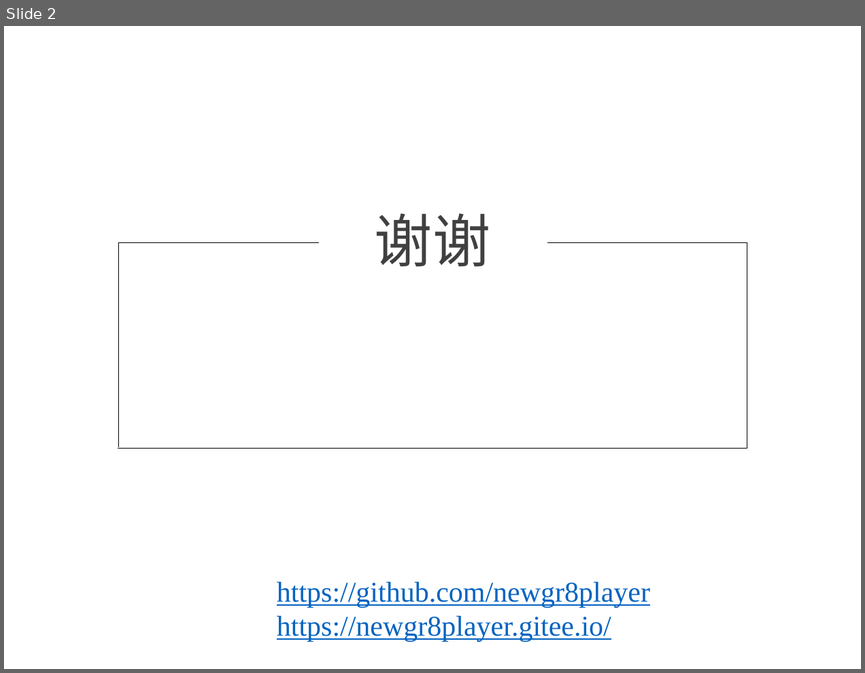
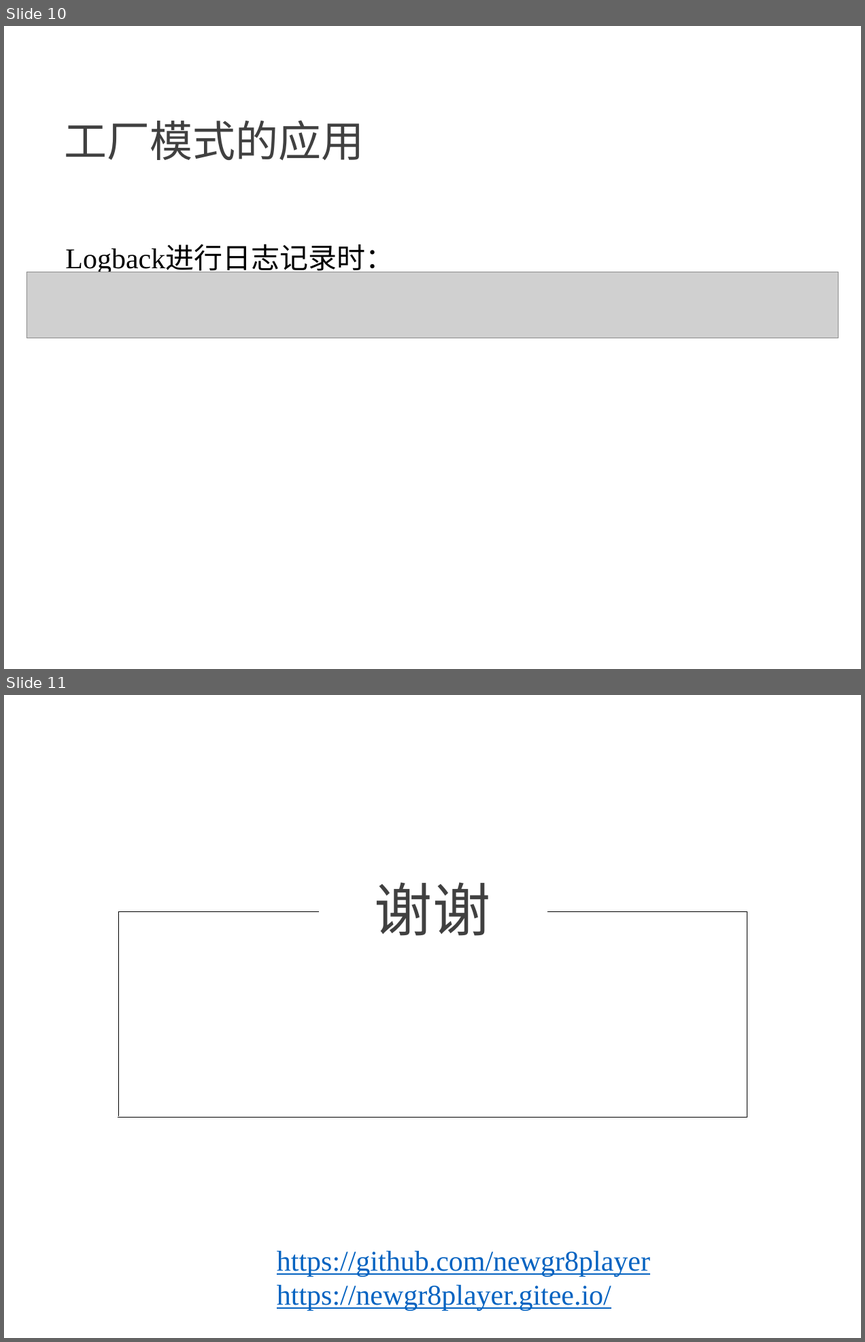
Before and after one commit to NewGr8Player/My-PPT, a slide deck: Design pattern/23种设计模式详解.pptx. Shown one above the other, each under a label of ours: slide 2 before the commit, slides 10 and 11 after it. The pictures are 865x673 and 865x1342 pixels, drawn with LibreOffice and Linux fonts; fonts in the diff are those of the drawing; grey boxes stand for pictures. Boxes give left, top, right and bottom in pixels: in the first picture for what was removed or moved away, otherwise in the second. Text is boxed around its words. In the diff, an @@ line names an element or a change of style, - is before the commit and + after.

```diff
--- a/Design pattern/23种设计模式详解.pptx
+++ b/Design pattern/23种设计模式详解.pptx
@@ slide 10 added at (4,26,861,669), background #FFFFFF @@
@@ text added at (64,120,364,160), 36 pt, text #404040 @@
+工厂模式的应用
@@ text added at (65,246,394,274), 24 pt, text #000000 @@
+Logback进行日志记录时：
@@ picture added at (26,272,838,338) @@
@@ what was slide 2 is now slide 11 @@
```
Also in this commit, not shown: 1 slide changed, 8 other slides added, 1 other file.
